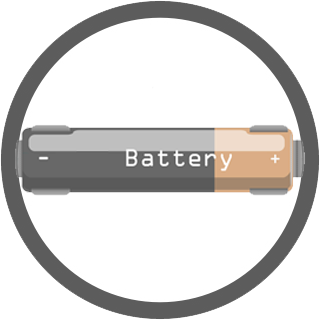
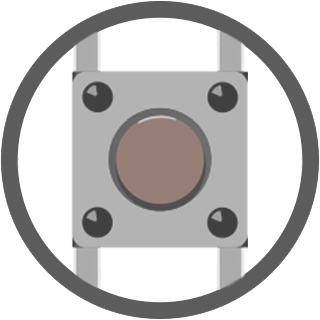
Layers edited between the first and the second 320px x 320px image:
added layer "Layer 13" (75%) above "Layer 8" over [71, 30, 248, 290]
hid "Layer 8" over [15, 124, 306, 196]
